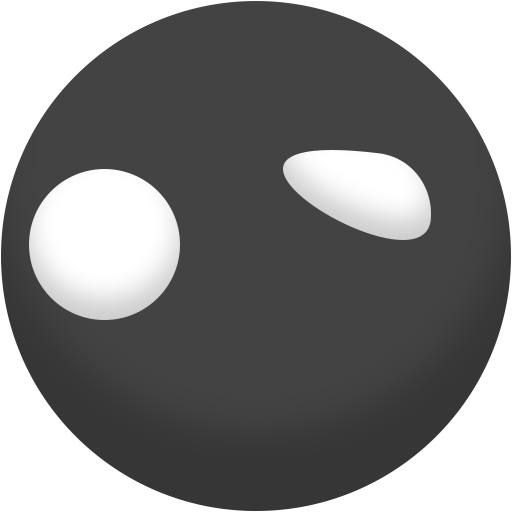
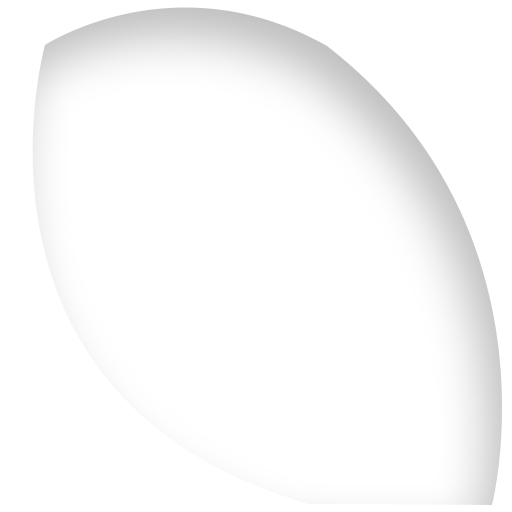
The second (512, 512) image is a revision of the first. Changes to its layers:
added layer "Layer 2" above "Mouth" over box(32, 7, 502, 505)
hid group "Mouth" (2 layers) over box(86, 304, 437, 430)
hid "Eye Left" over box(29, 169, 180, 320)
hid "Eye Right" over box(283, 150, 431, 240)
hid "Ellipse 1" over box(1, 1, 511, 511)
